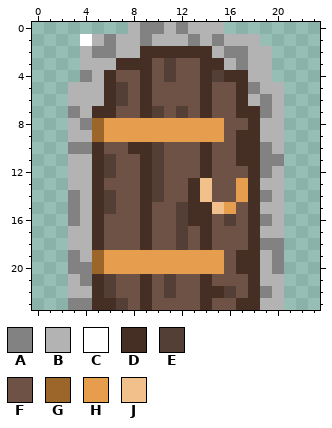
A pixel-art sprite gets an edit: src/main/resources/com/group22/item/door_closed.png. Above: the version before the commit.
The file is 24x24 pixels.
Palette (. is transparent): A #828282  B #b3b3b3  C #ffffff  D #452f25  E #543f37  F #6e5245  G #9c652a  H #e69d4e  J #f2c08a
Pixels before, first column x 3:
 0 .....BAABABBB.....
 1 .CBABBABBBABABBB..
 2 .BAABBDDDDDDBAABB.
 3 .BBBDDDFEFFDDBABB.
 4 .ABDFFDFEFFDEDDBB.
 5 BBBDEFDFFFFDFFDABB
 6 BBBDEFDFFFFDFFDBAB
 7 ABDDFFDEFEFDFFDDAB
 8 BAGHHHHHHHHHHFFDBB
 9 BBGHHHHHHHHHHFDDBB
10 AADFFDDEFFFDFFDDAB
11 BBDEFFDEFFFDFFDDAA
12 BBDEFFDEFFFDFFFDAB
13 BBDFFFDEFFDJFFHDBB
14 ABDEFFDEFFDJFFHDAB
15 ABDEFFDFFEDDJHFDBB
16 ABDFFFDFFEDDFEFDAB
17 BBDFFFDFFEFDFFFDBB
18 BBDFFFDFFEFDFFFDAA
19 ABGHHHHHHHHHHFDDBA
20 AAGHHHHHHHHHHFDDBA
21 BADEFFDFEFFDFFFDBB
22 BBDEFFDFEFFDDEFDAB
23 AADDEFDFFFFDFFDDBB
New version:
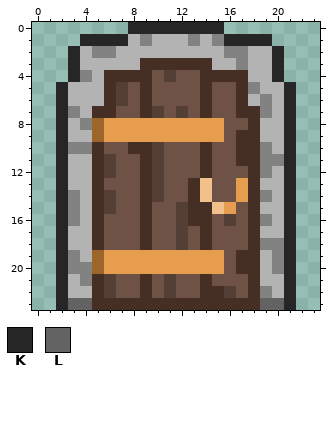
Colours new in this view: K #262626  L #636363
The exact change:
Colour D gives way to colour B in row 2 at x 9 to 14; in row 3 at x 7 to 8 and 15.
Colour E gives way to colour D in row 3 at x 11; in row 4 at x 15; in row 23 at x 7.
Colour F gives way to colour D in row 3 at x 10 and 12 to 13; in row 4 at x 7 to 8; in row 23 at x 8, 10 to 13 and 15 to 16.
The edit adds colour K in row 1 at x 19; in rows 2 to 4 at x 3 and 20; in rows 5 to 23 at x 2 and 21.
Colour A gives way to colour K in row 0 at x 9 to 10 and 12; in row 1 at x 6.
Colour B gives way to colour K in row 0 at x 8, 11 and 13 to 15; in row 1 at x 5, 7 and 16 to 18.
Colour C gives way to colour K in row 1 at x 4.
Colour A gives way to colour L in row 23 at x 3 to 4.
Colour B gives way to colour L in row 23 at x 19 to 20.
Boxes around the changes in both pictures, in picture pixels (x1, y1, x2, y2):
changed: (56, 22, 296, 310)
